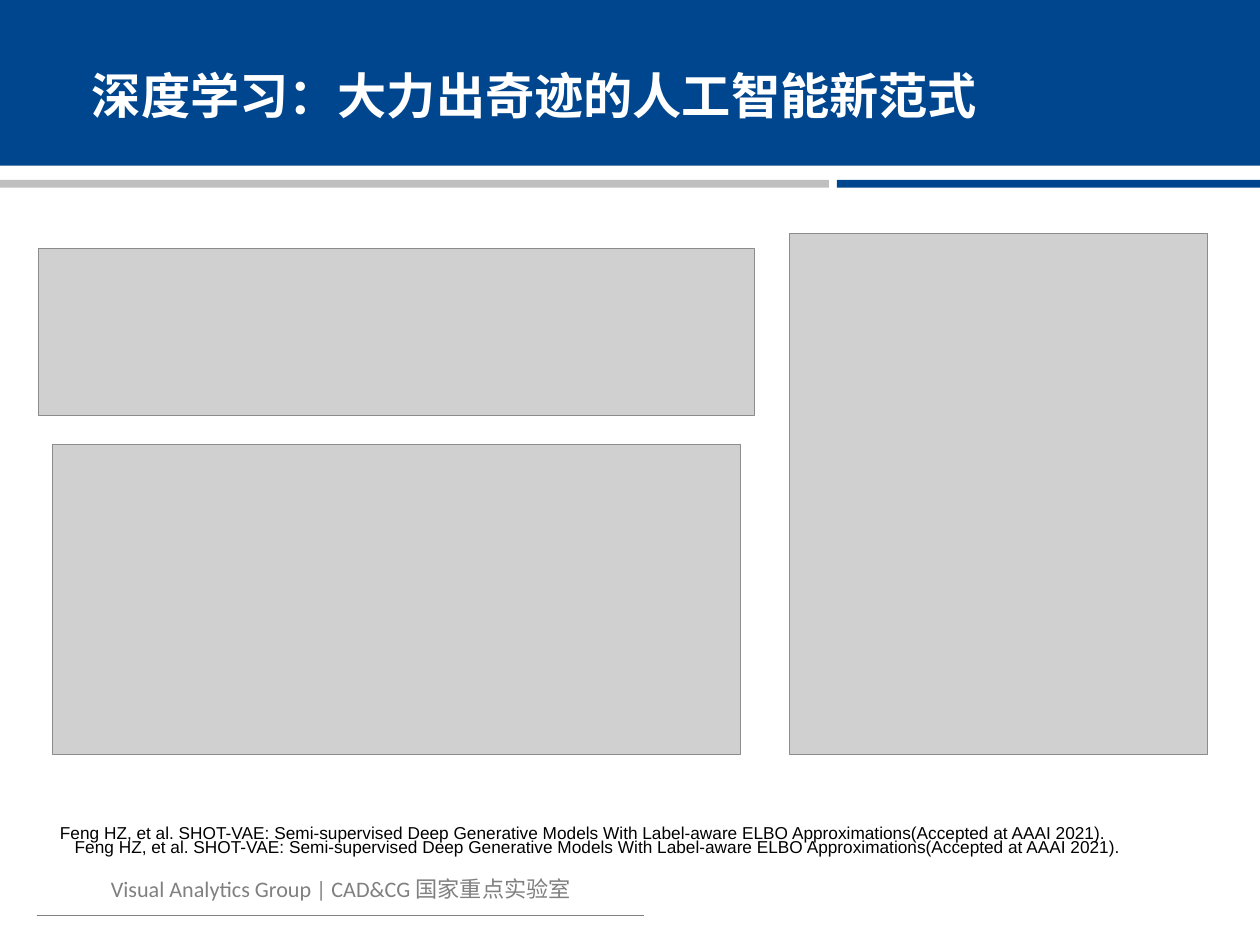
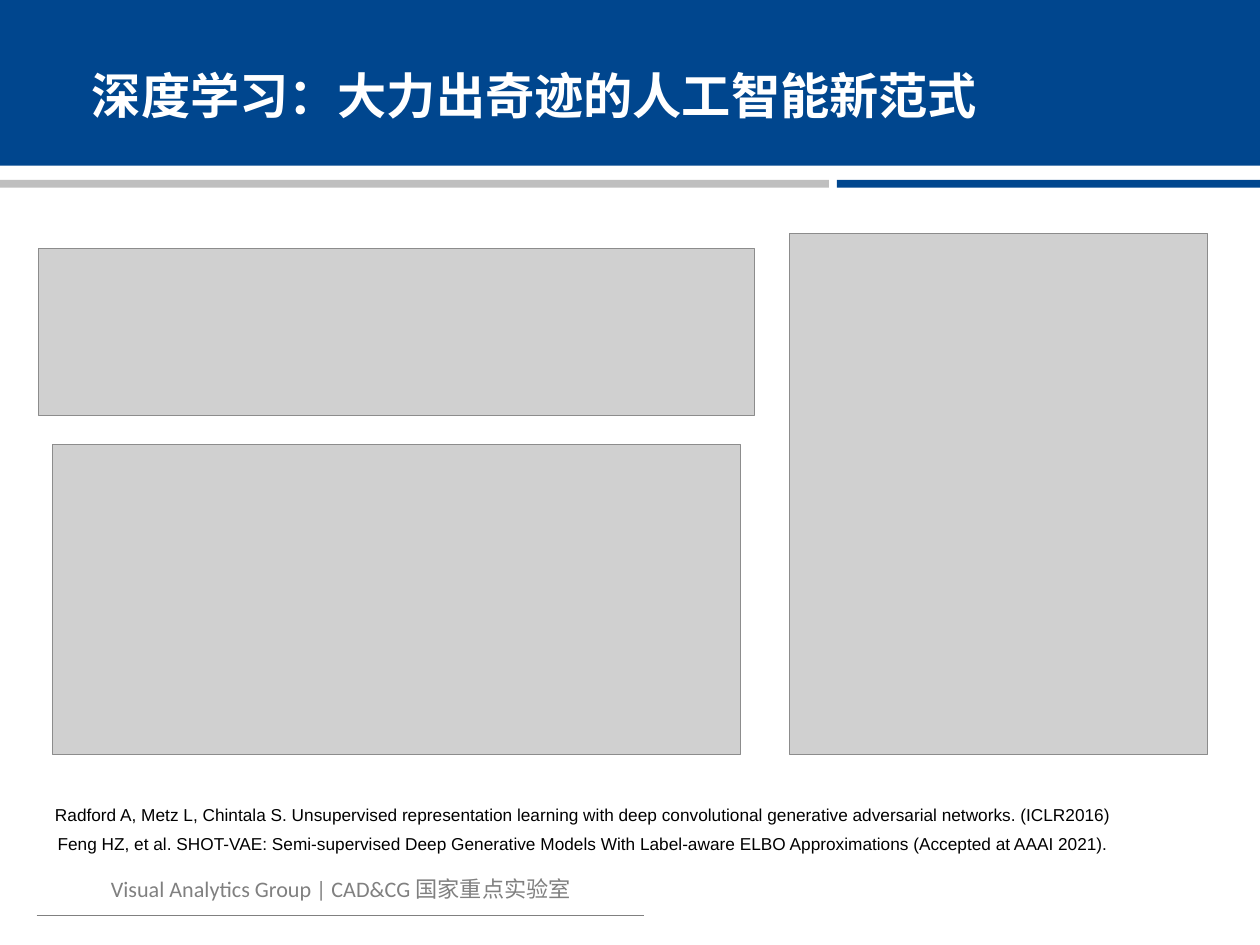
Before and after one commit to Reelix/reelix.github.io, a slide deck: slide 10 of images/introduction-to-ml-and-dl/fenghz.pptx. Drawn at 1260x945 pixels with LibreOffice and Linux fonts; fonts in the diff are those of the drawing; grey boxes stand for pictures; background and template pictures are left out. Boxes give left, top, right and bottom in pixels: in the first picture for what was removed or moved away, otherwise in the second. Text is boxed around its words. In the diff, an @@ line names an element or a change of style, - is before the commit and + after.

```diff
--- a/images/introduction-to-ml-and-dl/fenghz.pptx
+++ b/images/introduction-to-ml-and-dl/fenghz.pptx
@@ text at [55,808,1109,824]: text changed @@
-Feng HZ, et al. SHOT-VAE: Semi-supervised Deep Generative Models With Label-aware ELBO Approximations(Accepted at AAAI 2021).
+Radford A, Metz L, Chintala S. Unsupervised representation learning with deep convolutional generative adversarial networks. (ICLR2016)
@@ text at [58,837,1107,854]: spaces changed @@
-Feng HZ, et al. SHOT-VAE: Semi-supervised Deep Generative Models With Label-aware ELBO Approximations(Accepted at AAAI 2021).
+Feng HZ, et al. SHOT-VAE: Semi-supervised Deep Generative Models With Label-aware ELBO Approximations (Accepted at AAAI 2021).
```
Also in this commit, not shown: 1 other file.
